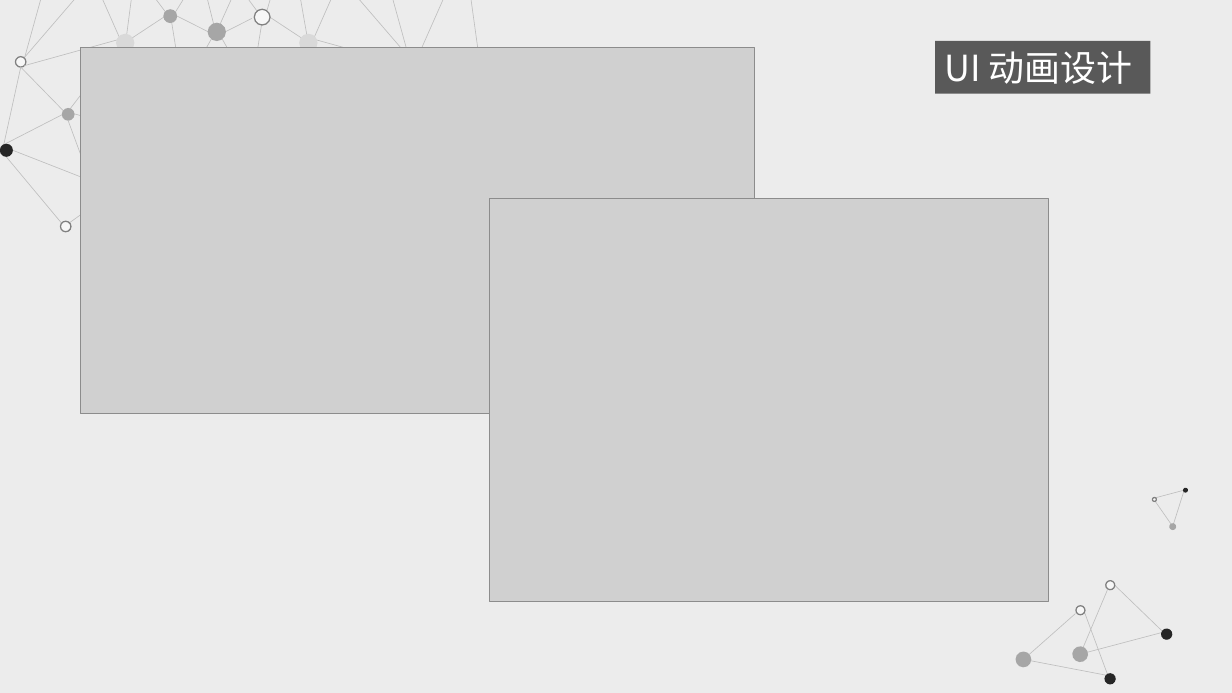
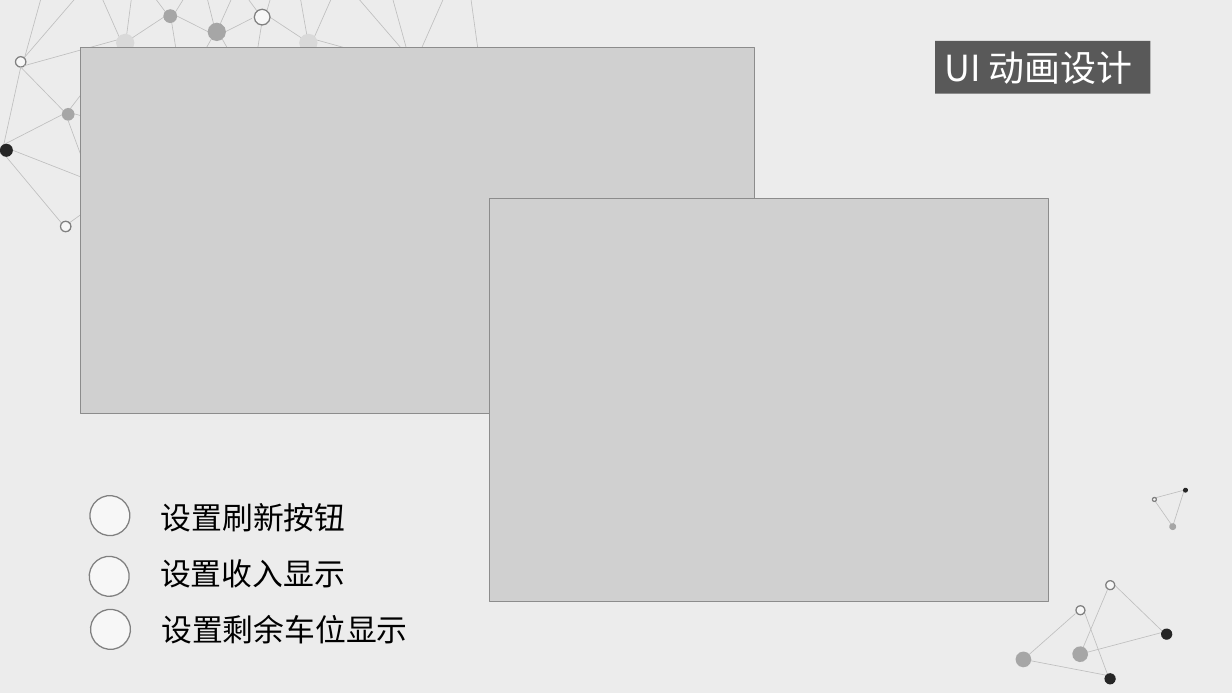
Before and after one commit to ShenQingchuan/Parkinglot-App, a slide deck: slide 11 of Parking Guide.pptx (slide 12 before the commit). Drawn at 1232x693 pixels with LibreOffice and Linux fonts; fonts in the diff are those of the drawing; grey boxes stand for pictures. Boxes give left, top, right and bottom in pixels: in the first picture for what was removed or moved away, otherwise in the second. Text is boxed around its words. In the diff, an @@ line names an element or a change of style, - is before the commit and + after.

```diff
--- a/Parking Guide.pptx
+++ b/Parking Guide.pptx
@@ ellipse added at [88,493,131,537], fill #F7F7F7, outline #808080 1 pt @@
@@ text added at [161,503,346,532], 24 pt, text #000000 @@
+设置刷新按钮
@@ ellipse added at [88,554,131,598], fill #F7F7F7, outline #808080 1 pt @@
@@ text added at [160,559,345,588], 24 pt, text #000000 @@
+设置收入显示
@@ ellipse added at [89,607,132,651], fill #F7F7F7, outline #808080 1 pt @@
@@ text added at [161,615,407,644], 24 pt, text #000000 @@
+设置剩余车位显示
```
Also in this commit, not shown: 1 other slide changed, 1 slide removed, 5 other files.
